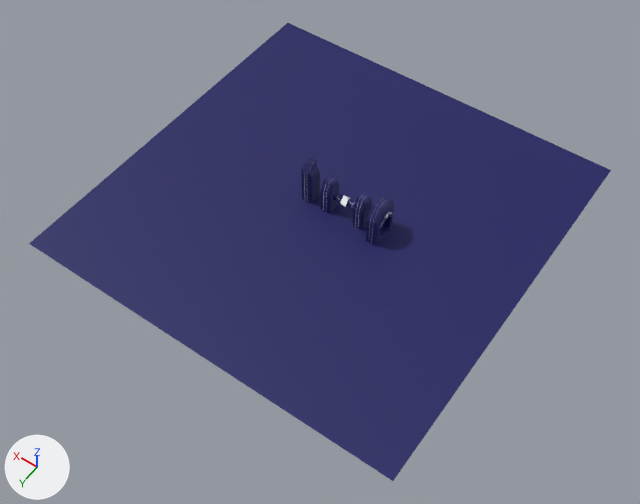
The FBX model Assets/Art/Models/Environ/arena_env_1.fbx as it was, and as the next commit left it.
Rendered twice from a 50 mm camera at (-199.0, 288.0, 402.0) aimed at (-12.0, 27.0, -8.0). Every picture has the same lights, and +X, +Y and +Z are marked at lower left. Where no turn or scale is listed for an object, it has been applied to the vertices.
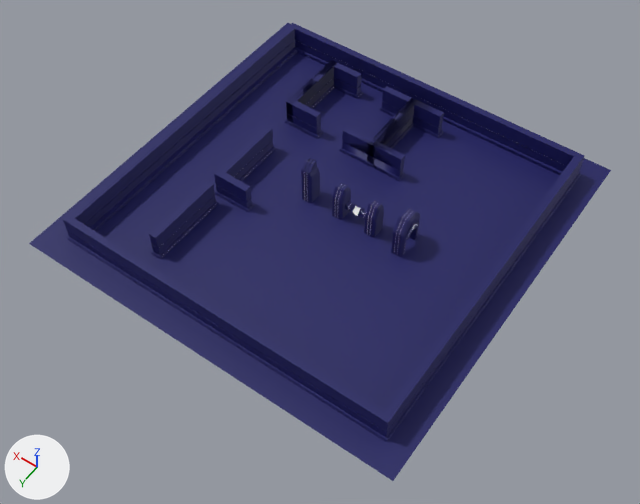
Pixel boxes (x1, y1, x2, y2) of what changed, in the pictures (640 x 504 px):
'Cube.007', added (blue)
    after: (63, 23, 584, 442)
'Cube.006', added (blue)
    after: (340, 86, 444, 181)
'Cube.005', added (blue)
    after: (285, 60, 363, 139)
'Cube.004', added (blue)
    after: (214, 126, 276, 213)
'Cube.003', added (blue)
    after: (149, 181, 219, 260)
'Cube.001', moved
    before: (321, 175, 372, 230)
    after: (332, 182, 384, 237)
'Cube.002', moved
    before: (366, 195, 395, 245)
    after: (391, 207, 420, 257)

The change, as a diff of the scene's bpy script:
```diff
--- a/Assets/Art/Models/Environ/arena_env_1.fbx.py
+++ b/Assets/Art/Models/Environ/arena_env_1.fbx.py
@@ me_cube @@
+me_cube.from_pydata(...)  # 52 vertices, 50 faces; spans x -3.7..3.7, y -26.1..26.1, z -8.8..8.8
+me_cube.materials.append(mat_material_001)  # picture img_map_texture_01_png
@@ me_cube_006 @@
+me_cube_006.from_pydata(...)  # 102 vertices, 100 faces; spans x -22.5..3.7, y -26.1..26.1, z -8.8..8.8
+me_cube_006.materials.append(mat_material_001)  # picture img_map_texture_01_png
@@ me_cube_010 @@
+me_cube_010.from_pydata(...)  # 160 vertices, 186 faces; spans x -22.5..3.7, y -26.1..26.1, z -8.8..8.8
+me_cube_010.materials.append(mat_material_001)  # picture img_map_texture_01_png
@@ me_cube_009 @@
+me_cube_009.from_pydata(...)  # 200 vertices, 200 faces; spans x -217.0..4.0, y -194.0..26.0, z -9.0..9.0
+me_cube_009.materials.append(mat_material_001)  # picture img_map_texture_01_png
@@ me_cube_011 @@
+me_cube_011.from_pydata(...)  # 268 vertices, 350 faces; spans x -22.5..22.5, y -26.1..26.1, z -8.8..8.8
+me_cube_011.materials.append(mat_material_001)  # picture img_map_texture_01_png
@@ ob_cube_001 @@
 ob_cube_001 = bpy.data.objects.new('Cube.001', me_cube_000)
-ob_cube_001.location = (-22.9, 0.0, 9.1)
+ob_cube_001.location = (-31.5, 0.3, 9.1)
@@ ob_cube_002 @@
 ob_cube_002 = bpy.data.objects.new('Cube.002', me_cube_002)
-ob_cube_002.location = (-35.3, 0.0, 13.4)
+ob_cube_002.location = (-52.0, -1.1, 13.4)
@@ ob_cube_003 @@
+ob_cube_003 = bpy.data.objects.new('Cube.003', me_cube)
+ob_cube_003.location = (58.9, 63.4, 8.8)
@@ ob_cube_004 @@
+ob_cube_004 = bpy.data.objects.new('Cube.004', me_cube_006)
+ob_cube_004.location = (58.9, 6.8, 8.8)
@@ ob_cube_005 @@
+ob_cube_005 = bpy.data.objects.new('Cube.005', me_cube_010)
+ob_cube_005.location = (61.4, -67.5, 8.8)
@@ ob_cube_007 @@
+ob_cube_007 = bpy.data.objects.new('Cube.007', me_cube_009)
+ob_cube_007.location = (105.8, 83.8, 8.8)
@@ ob_cube_006 @@
+ob_cube_006 = bpy.data.objects.new('Cube.006', me_cube_011)
+ob_cube_006.location = (-1.1, -67.1, 8.8)
```
